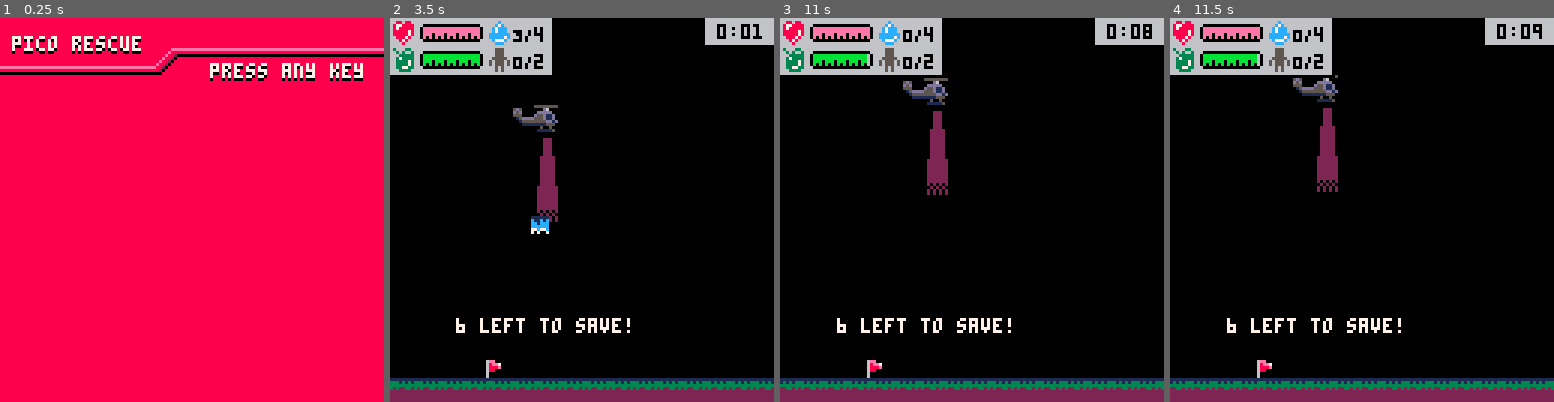
Above: before the commit, frames 1-4 (left to right).
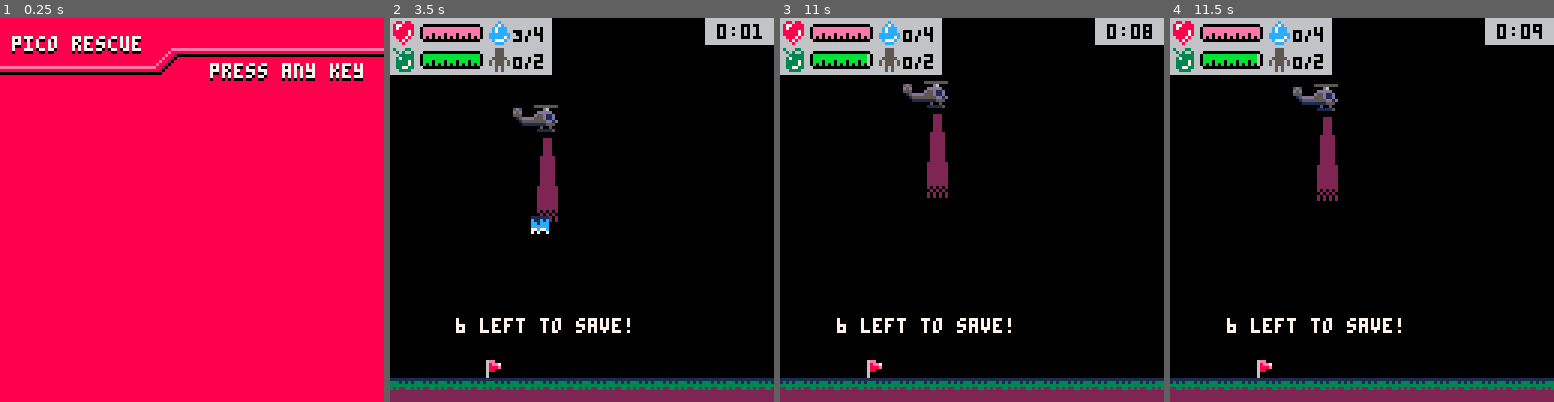
Above: after the commit, the same moments.

Repository: NinetiesPaul/PicoRescue
Game: PICO-8 cartridge picorescue.p8
Same seed, same stepped clock (60 frames per second), same inputs: the game is played once before the commit and once after it.
Inputs:
- Up to frame 1 (0.25 s): no input
- Up to frame 2 (3.5 s): tap O (Z key) at 0.33, 1.07, 2.22 s; tap Down at 0.7 s; tap X (X key) at 1.43, 2.07, 2.82 s; hold Up 1.97-2.63 s; hold Right 2.68-3.02 s; hold Down from 3.07 s (still down)
- Up to frame 3 (11 s): tap X (X key) every 0.75 s from 3.57 to 10.32 s; tap O (Z key) every 1.5 s from 3.72 to 9.72 s; release Down at 3.73 s; hold Left 3.78-4.12 s; hold Up 4.17-4.5 s; hold Left 4.55-5.05 s; hold Right 5.1-5.93 s; hold Up 5.98-6.65 s; hold Right 6.7-7.03 s; hold Down 7.08-7.75 s; hold Left 7.8-8.13 s; hold Up 8.18-8.52 s; hold Left 8.57-9.07 s; hold Right 9.12-9.95 s; hold Up 10-10.67 s; hold Right from 10.72 s (still down)
- Up to frame 4 (11.5 s): release Right at 11.05 s; tap X (X key) at 11.07 s; hold Down from 11.1 s (still down); tap O (Z key) at 11.22 s

Frames 1-2 are identical in both runs. In frame 3, 0.7% of the frame differs, in the area x 32-44%, y 15-47%; in frame 4, 0.9%, in the area x 32-44%, y 14-48%.

Commit message:
height limit; pay outs rebalancing;

Diff:
--- a/picorescue.p8
+++ b/picorescue.p8
@@ -215,7 +215,7 @@
 	mission_earnings = 0
 	mission_civ_lost_on_triage = 0
 	mission_n_of_blood_bag = 3
-	mission_day_time = rnd({ "day", "night" })
+	mission_day_time = false
 	mission_wind_v = rnd({ 0, 0.05, 0.15, 0.3 })
 	mission_wind_d = rnd({ "left", "right" })
 	mission_wind_roulette = true
@@ -357,7 +357,7 @@
 			print("earnings:", 10, 28)
 			print("after every mission you'll be\nrewarded accordingly", 10, 38)
 
-			print("for every civilian rescued\nand succesfully triaged,\nyou'll net $50. for their\nadded difficulty, night\nmissions gives you a $100\nbonus. and if you manage to\nrescue and treat everyone\nyou'll get a $35 bonus", 10, 54)
+			print("for every civilian rescued\nand succesfully triaged,\nyou'll net $50. for their\nadded difficulty, night\nmissions gives you a $10\nbonus per rescuee. saving all\nof them grants you a $35\nbonus", 10, 54)
 		end
 
 		if help_page == 4 then
@@ -409,7 +409,7 @@
 		print("civilians lost on triage", 10, 48, 7)
 		print("fires put out", 10, 56, 7)
 		if (mission_n_of_rescuees == mission_civ_saved) print("all saved bonus", 10, 64, 11) print("$50", 110, 64, 7)
-		if (mission_day_time == "night") print("night mission bonus", 10, 72, 11) print("$35", 110, 72, 7)
+		if (mission_day_time == "night") print("night mission bonus", 10, 72, 11) print("$" .. (mission_civ_saved - mission_civ_lost_on_triage) * 10, 110, 72, 7)
 		print("mission earnings", 10, 80, 7)
 
 		print(mission_civ_saved .. "/" .. mission_n_of_rescuees, 110, 40, 7)
@@ -481,7 +481,8 @@
 		(player.water_cap == 1) and 044 or
 		(player.water_cap == 2) and 045 or
 		(player.water_cap == 3) and 059 or
-		(player.water_cap == 4) and 060 or 061
+		(player.water_cap == 4) and 060 or
+		(player.water_cap == 5) and 061 or 029
 		pal(7, 0) spr(water_drop_spr, 40, 0) pal()
 		print(player.max_water_cap[player.max_water_cap_lv], 48, 3, 0)
 
@@ -683,6 +684,7 @@
 				if (player.rotor_fuel <= 5) low_fuel_prompt = true block_btns = true
 
 				if not low_fuel_prompt or low_fuel_prompt_confirm then
+					mission_day_time = rnd({ "day", "night" })
 					mission_civ_saved = 0
 					mission_civ_lost_on_triage = 0
 					mission_fire_put_out = 0
@@ -1080,7 +1082,7 @@
 		end
 	end
 
-	if up_btn then
+	if up_btn and player.y > 22 then
 		if player.py < player.y then
 			if player.speed_y > 0 then
 				player.speed_y -= 0.035
@@ -1159,6 +1161,11 @@
 
 	if player.y > 88 then
 		player.y = 88
+		player.speed_y = 0
+	end
+
+	if player.y < 22 then
+		player.y = 22
 		player.speed_y = 0
 	end
 
@@ -1389,7 +1396,7 @@
 end
 
 function end_mission()
-	mission_day_time_bonus = (mission_day_time == "night") and 35 or 0
+	mission_day_time_bonus = (mission_day_time == "night") and (mission_civ_saved - mission_civ_lost_on_triage) * 10 or 0
 	mission_all_rescued_bonus = (mission_n_of_rescuees == mission_civ_saved) and 100 or 0
 	mission_earnings = ((mission_civ_saved - mission_civ_lost_on_triage) * 50) + mission_day_time_bonus + mission_all_rescued_bonus
 	stats.missions_finished += 1
@@ -1647,16 +1654,16 @@
 087788883b333b3b0000999000000000000000000000000000000000c7ccc7c70004200003b33b30222222222222222222222222000000000022000000000000
 08788888333333330099aa9007070070006ee00000000000000000001cc1c1cc000420003b3bb333200000000000000000000002000000000022000000000000
 088888783434344309aaa900077c77c00068ee700000000000000000111c1c1100042000b3bb33b3022222222222222222222220000000000022000000000000
-08888878499949940099aa900cccccc0006888e00000000000000000c1c1c1cc000420003b33b333022222222222222222222220000000000022000000000000
-0088878099999999000099900cc1ccc000688000000000000000000011111111000440003b3b33b3022202220222022222202220000000000022000000000000
-0008780099999999000000000c11c1c0006000000000000000000000111111110042420033b3b333020202020202020220202020000000000022000000000000
-00008000999999990000000001111110006000000000000000000000111111110422000003333330200000000000000000000002000000000022000000000000
+08888878499949940099aa900cccccc0006888e00000000000000000c1c1c1cc000420003b33b333022222222222222222222220077700700022000000000000
+0088878099999999000099900cc1ccc000688000000000000000000011111111000440003b3b33b3022202220222022222202220070000700022000000000000
+0008780099999999000000000c11c1c0006000000000000000000000111111110042420033b3b333020202020202020220202020077707000022000000000000
+00008000999999990000000001111110006000000000000000000000111111110422000003333330200000000000000000000002077707000022000000000000
 0005550000ffff0000ffff0000ffff0000ffff0000000000006d5076766635500304200300000000000000000000000000000000000000000222000000000000
 0005550000fcec00f0fcec0ff0fcec0000fcec0f00000000067cc5bbbbbbb3353b34203b00000000000000000000000000000000000000000222000000000000
 0005550000feef0050feef0550feef0000feef05000000000dccc5bbbbbb33350344242303000000000000000000000000000000000000000222000000000000
 00555550055dd550055dd550055dd550055dd5500000000066ddd6ddbbb33335000420003a300000000000000000000000000000000000000222000000000000
 05055505505555050055550000555505505555000000000066666653333333350004200003000300070700000777007007700070077700700222000000000000
-05055505f0f55f0f00f55f0000f55ffffff55f0000000000d666d1533336d131000440003b00bab0007000000707007000700070007700700222000000000000
+05055505f0f55f0f00f55f0000f55ffffff55f0000000000d666d1533336d131000440003b00bab0007000000707007000700070000700700222000000000000
 0005050000f00f0000f00f0000f000f00f000f0000000000055dd151155dd150004242000b300300070700000707070000700700070007000222000000000000
 0005050000f00f0000f00f0000f0000000000f00000000000001110000011100042200000b000b00000000000777070007770700077707000222000000000000
 0000c0000600600006006000060000000050050500000000006d5076766635500000000000000000000000000000000000000000000000000222000000000000
